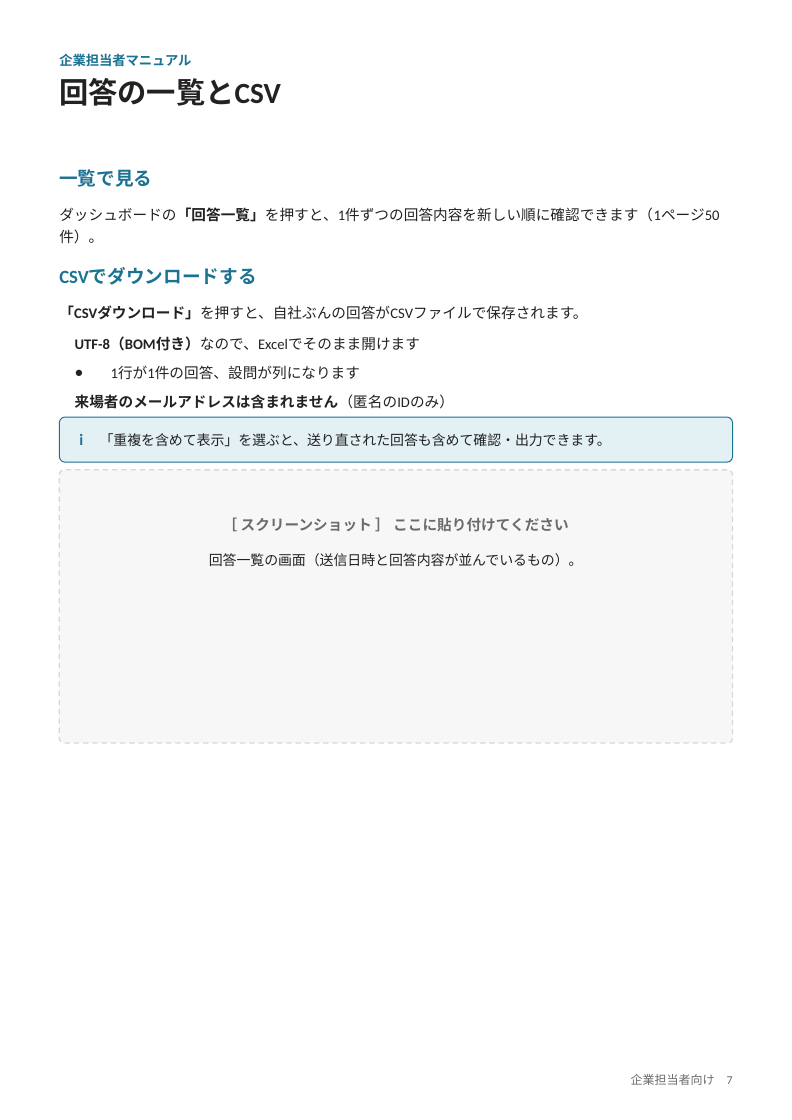
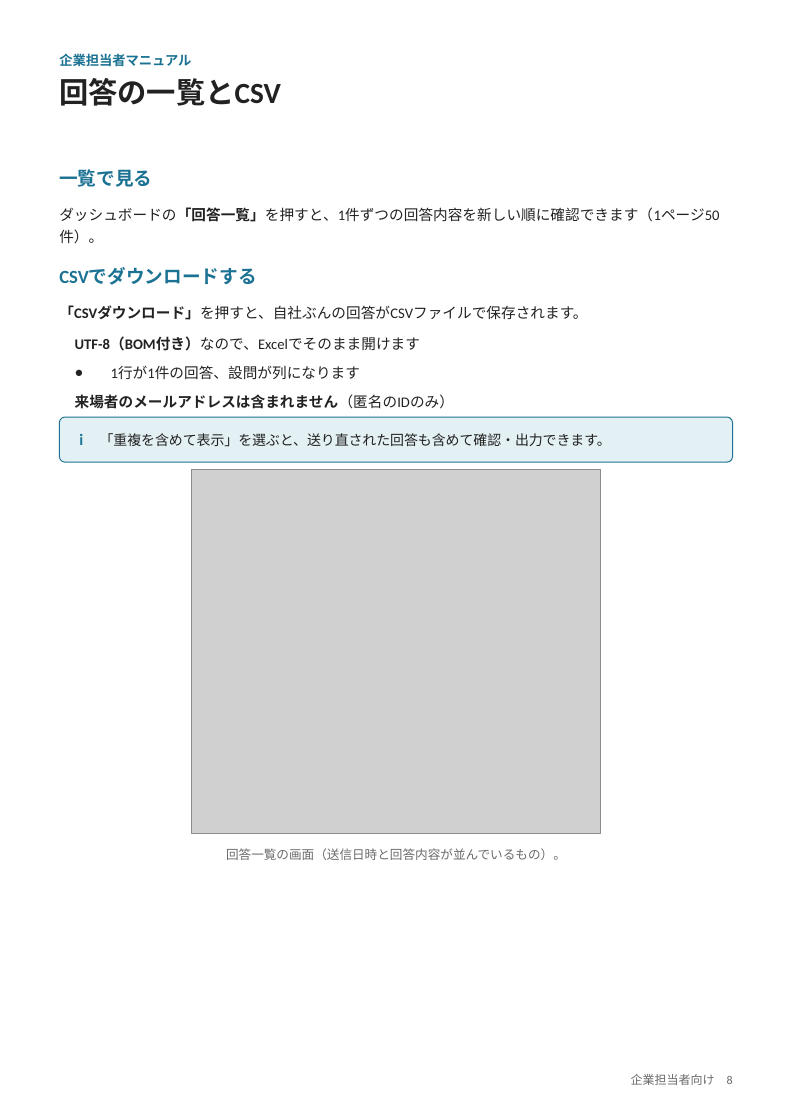
Before and after one commit to nisplus/enque, a slide deck: slide 8 of docs/manual-company.pptx (slide 7 before the commit). Drawn at 792x1120 pixels with LibreOffice and Linux fonts; fonts in the diff are those of the drawing; grey boxes stand for pictures. Boxes give left, top, right and bottom in pixels: in the first picture for what was removed or moved away, otherwise in the second. Text is boxed around its words. In the diff, an @@ line names an element or a change of style, - is before the commit and + after.

```diff
--- a/docs/manual-company.pptx
+++ b/docs/manual-company.pptx
@@ rounded rectangle removed at box(59, 469, 733, 742) @@
@@ picture added at box(192, 469, 600, 833) @@
@@ text removed at box(241, 517, 569, 532) @@
-［ スクリーンショット ］ ここに貼り付けてください
@@ text "回答一覧の画面（送信日時と回答内容が並んでいるもの）。": place and size @@
-text "回答一覧の画面（送信日時と回答内容が並んでいるもの）。" at box(209, 553, 583, 566)
+text "回答一覧の画面（送信日時と回答内容が並んでいるもの）。" at box(226, 848, 566, 860)
@@ text "回答一覧の画面（送信日時と回答内容が並んでいるもの）。" at box(226, 848, 566, 860): size 10.5 to 9.5 pt, text colour #222222 to #6B6B6B; line spacing 1.2 to 1; vertical alignment top to middle @@
@@ text at box(631, 1074, 733, 1085): text changed @@
-企業担当者向け 7
+企業担当者向け 8
```
Also in this commit, not shown: 8 other slides changed, 1 slide added, 36 other files.
